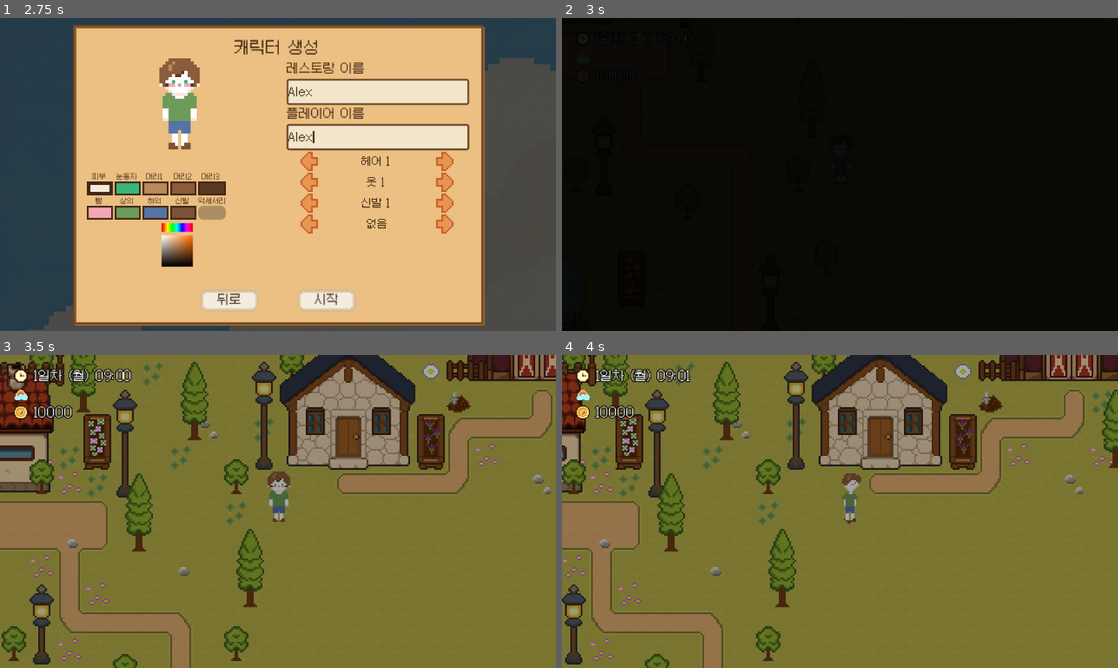
Above: before the commit, frames 1-4 (two rows, left to right).
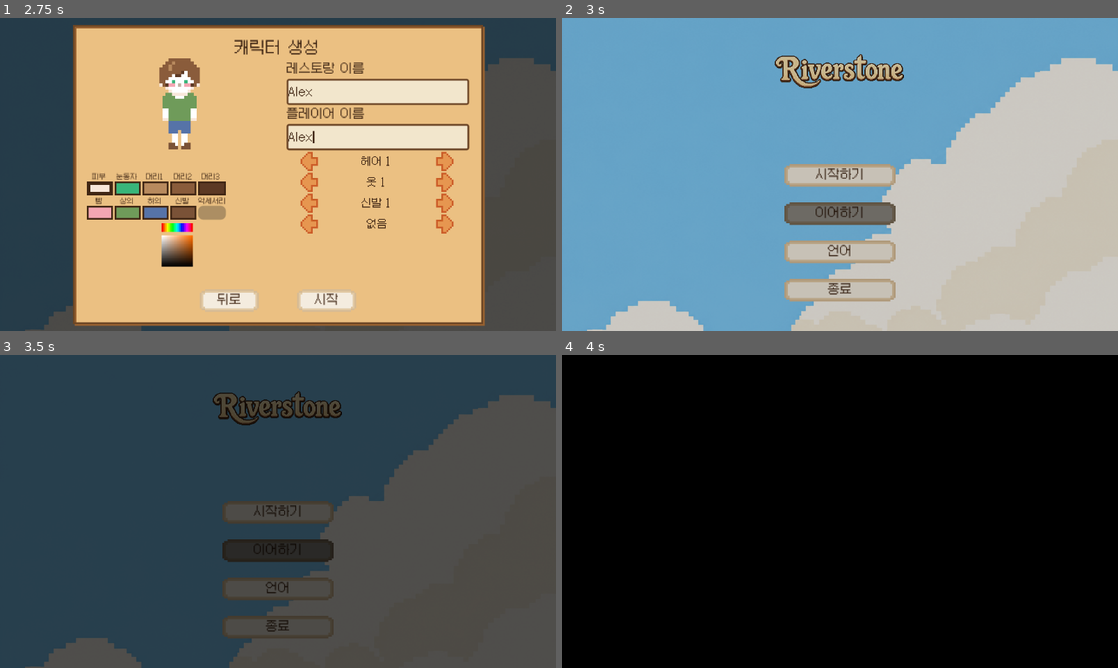
Above: after the commit, the same moments.

Repository: YJ-Kim-1028/Riverstone
Game: Godot game, scene res://scenes/ui/title_screen.tscn
Two runs of this game, one before a commit and one after it. Both use one fixed random seed, a clock stepped at 60 frames per second and the inputs below. Sound files missing from this copy of the repository are replaced by a short silence.
Inputs (mouse positions are in pixels of both pictures, inside the frame that each line leads up to):
- Up to frame 1 (2.75 s): click "시작하기" at 0.5 s; click "시작하기" at 1.25 s; click (378, 93) at 2.02 s; type "Alex" at 2.1 s; click (378, 136) at 2.25 s; type "Alex" at 2.33 s
- Up to frame 2 (3 s): click "시작" at 2.75 s
- Up to frame 3 (3.5 s): no input
- Up to frame 4 (4 s): tap Enter at 3.5 s; move the mouse to (962, 495) at 3.52 s; hold D from 3.53 s (still down); tap E at 3.6 s; click (962, 495) at 3.67 s

Frame 1 is identical in both runs. In frame 2, 100% of the frame differs, in the area x 0-100%, y 0-100%; in frame 3, 99%; in frame 4, 100%.

Commit message:
Fade to black before the title-to-main scene swap
change_scene_to_file("res://scenes/main.tscn") synchronously
instances the whole scene (Player, all UI screens, etc.), which is
the real source of the loading stutter noticed after the TileMap
change (confirmed separately - load_map() itself only takes
~17-25ms, far too little to explain it). Hiding that behind a fade
is a cheaper fix than chasing the instancing cost right now.

title_screen.gd now fades its own overlay to black (new
BOOT_FADE_DURATION, longer than main.gd's 0.2s map-warp fade)
before swapping scenes. main.tscn's TransitionLayer/Fade now
defaults to opaque instead of transparent so the handoff has no
one-frame flash of the raw scene before _ready()'s existing
_load_map() -> _fade_in() reveals it.

Diff:
--- a/scenes/main.tscn
+++ b/scenes/main.tscn
@@ -126,7 +126,7 @@
 anchors_preset = 15
 anchor_right = 1.0
 anchor_bottom = 1.0
-color = Color(0, 0, 0, 0)
+color = Color(0, 0, 0, 1)
 
 [node name="DayLabel" type="Label" parent="TransitionLayer"]
 mouse_filter = 2
--- a/scenes/ui/title_screen.tscn
+++ b/scenes/ui/title_screen.tscn
@@ -70,3 +70,13 @@
 [node name="CharacterCreationScreen" parent="." instance=ExtResource("5_character_creation")]
 
 [node name="LanguageSettingsScreen" parent="." instance=ExtResource("6_language_settings")]
+
+[node name="TransitionLayer" type="CanvasLayer" parent="."]
+layer = 3
+
+[node name="Fade" type="ColorRect" parent="TransitionLayer"]
+mouse_filter = 2
+anchors_preset = 15
+anchor_right = 1.0
+anchor_bottom = 1.0
+color = Color(0, 0, 0, 0)
--- a/scripts/main.gd
+++ b/scripts/main.gd
@@ -85,6 +85,11 @@
 @onready var book_screen: Control = get_node_or_null("UI/BookScreen") as Control
 @onready var storage_screen: Control = get_node_or_null("UI/StorageScreen") as Control
 @onready var _restaurant_sign: Sprite2D = get_node_or_null("HomeMap/RestaurantSign") as Sprite2D
+## main.tscn 안에서 이 노드의 기본 color는 불투명 검정이다(title_screen.gd가
+## main.tscn으로 넘어가기 직전에 자기 화면을 먼저 검게 페이드하고 넘어오므로,
+## 무거운 씬 인스턴싱이 끝난 첫 프레임에 게임 화면이 잠깐 안 가려진 채
+## 보이는 걸 막기 위함) - _ready()의 _load_map()이 끝에서 _fade_in()으로
+## 걷어내야 비로소 화면이 보인다.
 @onready var _fade: ColorRect = get_node_or_null("TransitionLayer/Fade") as ColorRect
 @onready var _day_label: Label = get_node_or_null("TransitionLayer/DayLabel") as Label
 @onready var _ui_dim: ColorRect = get_node_or_null("UI/Dim") as ColorRect
--- a/scripts/ui/title_screen.gd
+++ b/scripts/ui/title_screen.gd
@@ -20,6 +20,13 @@
 const DISABLED_TINT := Color(0.55, 0.55, 0.55)
 const MODE_NEW_GAME := "new_game"
 const MODE_CONTINUE := "continue"
+## main.tscn 진입 시 씬 트리 전체(Player/UI 화면들 등)를 새로 만드는 동안
+## 체감되는 정지를 화면 뒤로 가리기 위한 페이드 - main.gd의 FADE_DURATION(0.2,
+## 이미 로드된 맵끼리 이동할 때용)보다 길게 잡는다. main.tscn의 TransitionLayer/
+## Fade는 이제 기본값이 불투명(검은 화면)이라, 여기서 검게 만들어둔 채로
+## change_scene_to_file()을 부르면 무거운 인스턴싱이 끝나고 main.gd의
+## _ready() -> _load_map()이 끝난 뒤에야(_fade_in()) 화면이 다시 밝아진다.
+const BOOT_FADE_DURATION := 1.0
 
 @onready var _start_button: Button = $ButtonColumn/StartButton
 @onready var _continue_button: Button = $ButtonColumn/ContinueButton
@@ -28,6 +35,7 @@
 @onready var _slot_picker: Control = $SlotPickerScreen
 @onready var _character_creation: Control = $CharacterCreationScreen
 @onready var _language_screen: Control = $LanguageSettingsScreen
+@onready var _fade: ColorRect = $TransitionLayer/Fade
 
 
 func _ready() -> void:
@@ -68,6 +76,10 @@
 
 
 func _go_to_main() -> void:
+	if _fade != null:
+		var tween := create_tween()
+		tween.tween_property(_fade, "color:a", 1.0, BOOT_FADE_DURATION)
+		await tween.finished
 	get_tree().change_scene_to_file("res://scenes/main.tscn")
 
 
